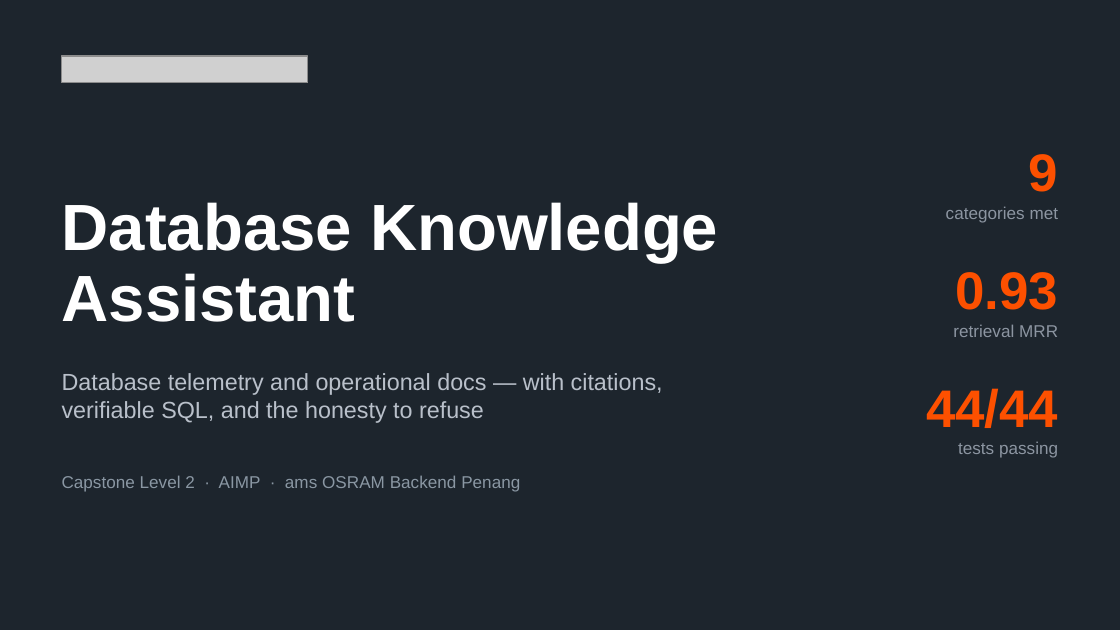
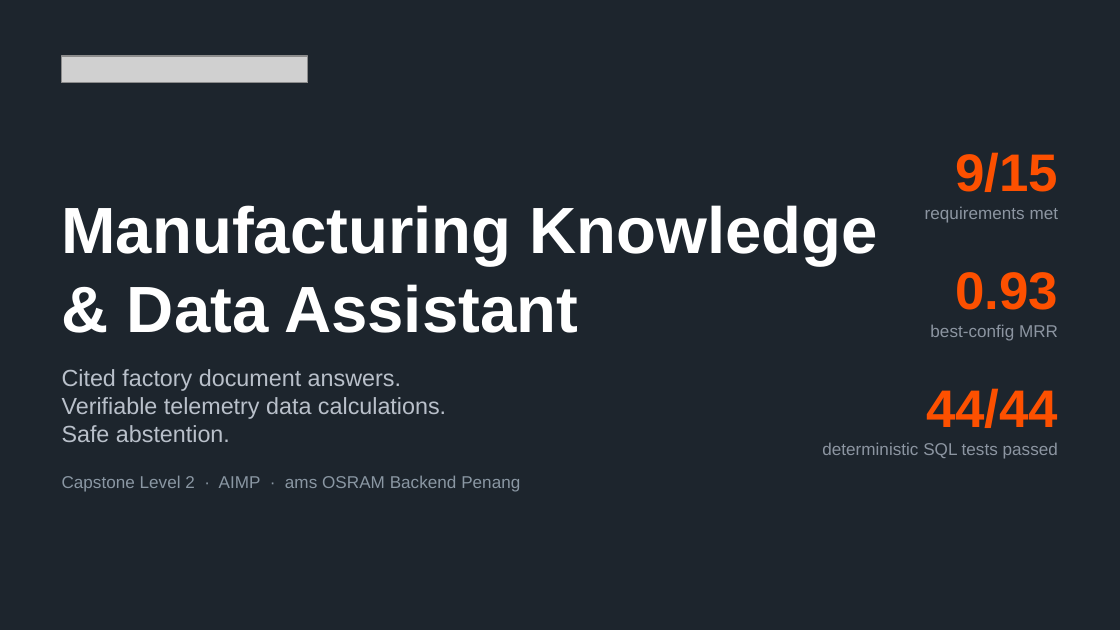
Before and after one commit to hongofc/database-knowledge-assistant, a slide deck: slide 1 of Database_Knowledge_Assistant.pptx. Drawn at 1120x630 pixels with LibreOffice and Linux fonts; fonts in the diff are those of the drawing; grey boxes stand for pictures. Boxes give left, top, right and bottom in pixels: in the first picture for what was removed or moved away, otherwise in the second. Text is boxed around its words. In the diff, an @@ line names an element or a change of style, - is before the commit and + after.

```diff
--- a/Database_Knowledge_Assistant.pptx
+++ b/Database_Knowledge_Assistant.pptx
@@ text at (956, 152, 1059, 192): text changed @@
-9
+9/15
@@ text at (62, 205, 877, 333): text changed @@
-Database Knowledge
-Assistant
+Manufacturing Knowledge & Data Assistant
@@ text at (925, 207, 1059, 223): text changed @@
-categories met
+requirements met
@@ text at (930, 324, 1058, 341): text changed @@
-retrieval MRR
+best-config MRR
@@ text at (62, 369, 446, 442): text changed @@
-Database telemetry and operational docs — with citations,
-verifiable SQL, and the honesty to refuse
+Cited factory document answers.
+Verifiable telemetry data calculations.
+Safe abstention.
@@ text at (822, 442, 1058, 459): text changed @@
-tests passing
+deterministic SQL tests passed
```
Also in this commit, not shown: 8 other slides changed.
